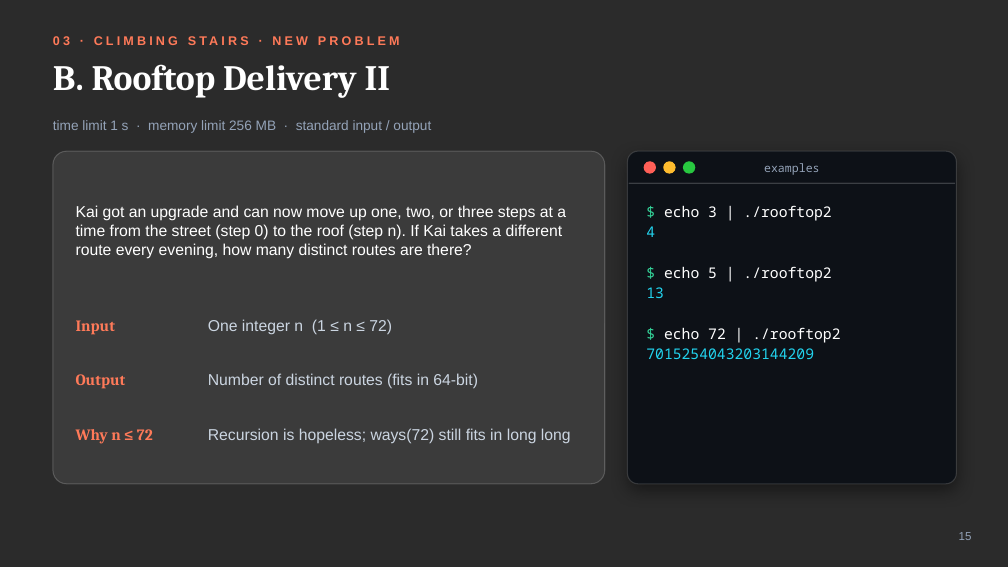
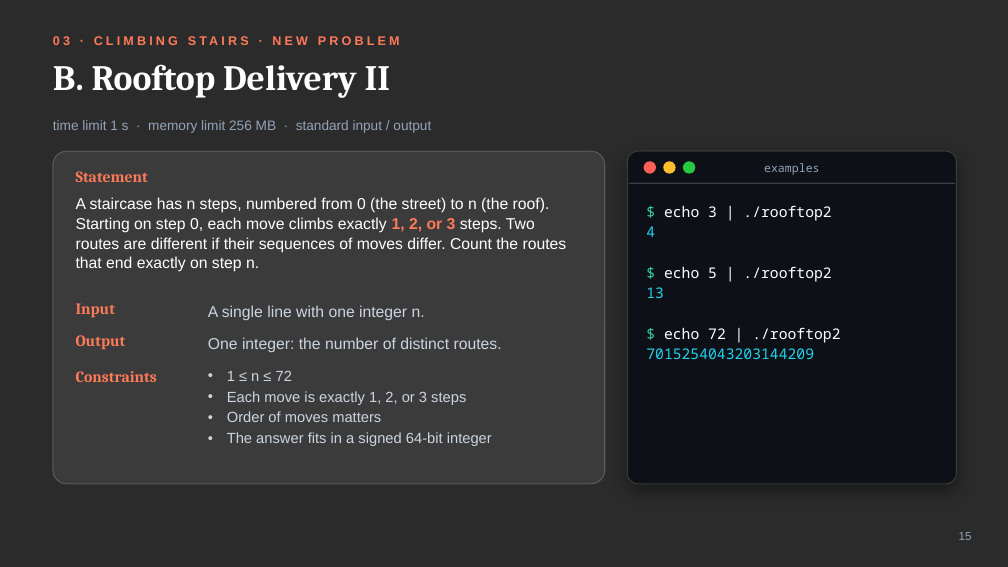
Before and after one commit to 1280x1080/proj4, a slide deck: slide 15 of out/ppt/fib_dp_climbing_stairs.pptx. Drawn at 1008x567 pixels with LibreOffice and Linux fonts; fonts in the diff are those of the drawing; background and template pictures are left out; a plain dark background stands for a picture behind light text. Boxes give left, top, right and bottom in pixels: in the first picture for what was removed or moved away, otherwise in the second. Text is boxed around its words. In the diff, an @@ line names an element or a change of style, - is before the commit and + after.

```diff
--- a/out/ppt/fib_dp_climbing_stairs.pptx
+++ b/out/ppt/fib_dp_climbing_stairs.pptx
@@ text added at (x1=76, y1=171, x2=148, y2=182), 15 pt, text #FF7A59, bold @@
+Statement
@@ text removed at (x1=76, y1=205, x2=566, y2=259) @@
-Kai got an upgrade and can now move up one, two, or three steps at a time from the street (step 0) to the roof (step n). If Kai takes a different route every evening, how many distinct routes are there?
@@ text added at (x1=76, y1=197, x2=567, y2=272), 15 pt, text #FFFFFF @@
+A staircase has n steps, numbered from 0 (the street) to n (the roof). Starting on step 0, each move climbs exactly 1, 2, or 3 steps. Two routes are different if their sequences of moves differ. Count the routes that end exactly on step n.
@@ text "Input" moved from (x1=76, y1=320, x2=115, y2=335) to (x1=76, y1=303, x2=115, y2=318) @@
@@ text "Input" at (x1=76, y1=303, x2=115, y2=318): vertical alignment middle to top @@
@@ text at (x1=208, y1=305, x2=425, y2=321): text changed @@
-One integer n (1 ≤ n ≤ 72)
+A single line with one integer n.
@@ text "Output" at (x1=76, y1=335, x2=126, y2=350): vertical alignment middle to top @@
@@ text "Output" moved from (x1=76, y1=374, x2=126, y2=389) to (x1=76, y1=335, x2=126, y2=350) @@
@@ text at (x1=208, y1=337, x2=502, y2=353): text changed @@
-Number of distinct routes (fits in 64-bit)
+One integer: the number of distinct routes.
@@ text added at (x1=76, y1=371, x2=157, y2=382), 15 pt, text #FF7A59, bold @@
+Constraints
@@ text added at (x1=227, y1=371, x2=492, y2=446), 14 pt, text #CBD5E1 @@
+• 1 ≤ n ≤ 72
+• Each move is exactly 1, 2, or 3 steps
+• Order of moves matters
+• The answer fits in a signed 64-bit integer
@@ text removed at (x1=76, y1=429, x2=153, y2=444) @@
-Why n ≤ 72
@@ text removed at (x1=208, y1=428, x2=571, y2=444) @@
-Recursion is hopeless; ways(72) still fits in long long
```
Also in this commit, not shown: 1 slide added, 1 other file.
